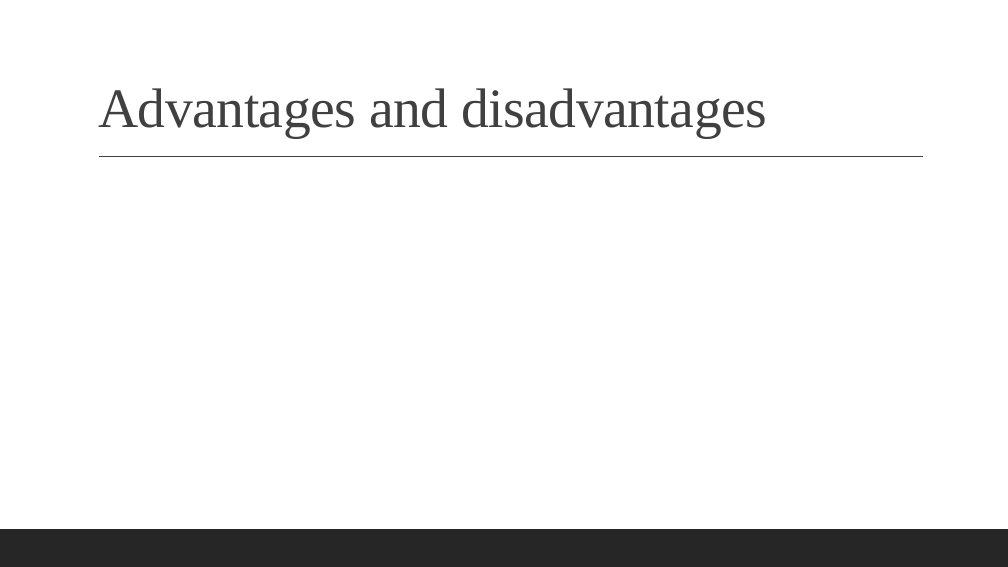
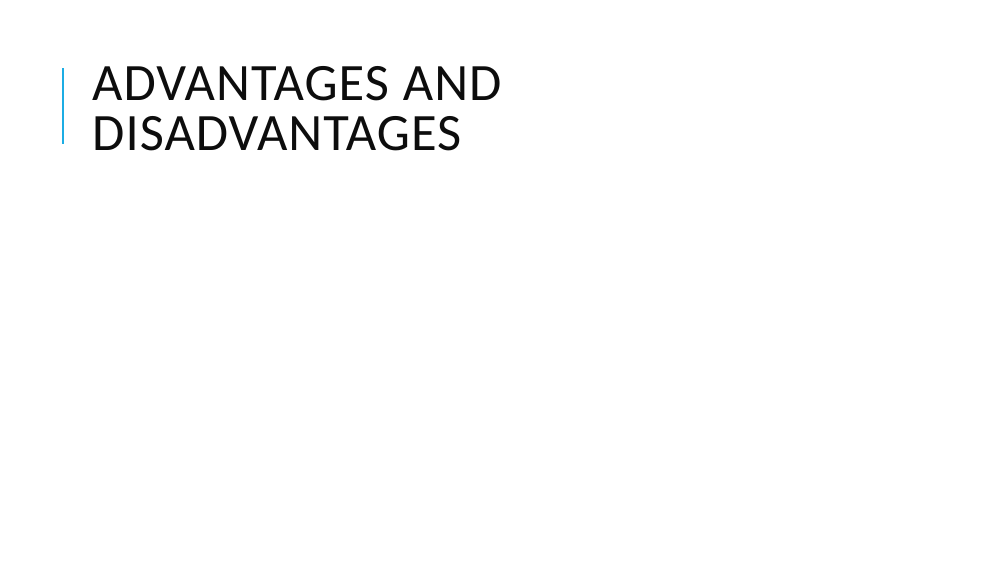
Before and after one commit to ov1n/Active-MQ-presentation, a slide deck: slide 17 of activemq.pptx (slide 8 before the commit). Drawn at 1008x567 pixels with LibreOffice and Linux fonts; fonts in the diff are those of the drawing. Boxes give left, top, right and bottom in pixels: in the first picture for what was removed or moved away, otherwise in the second. Text is boxed around its words. In the diff, an @@ line names an element or a change of style, - is before the commit and + after.

```diff
--- a/activemq.pptx
+++ b/activemq.pptx
@@ title "ADVANTAGES AND DISADVANTAGES" at [92, 66, 502, 151]: vertical alignment bottom to middle @@
@@ line added from (63, 144) to (63, 68), #1CADE4 1.5 pt @@
@@ title at [92, 66, 502, 151]: text changed; size 53 to 50 pt; font Times New Roman to Calibri; text colour #404040 to #0D0D0D @@
-Advantages and disadvantages
+ADVANTAGES AND DISADVANTAGES
@@ line removed from (99, 157) to (923, 157) @@
@@ rectangle removed at [0, 529, 1008, 567] @@
```
Also in this commit, not shown: 5 other slides changed, 14 slides added, 3 slides removed, 7 other files.
